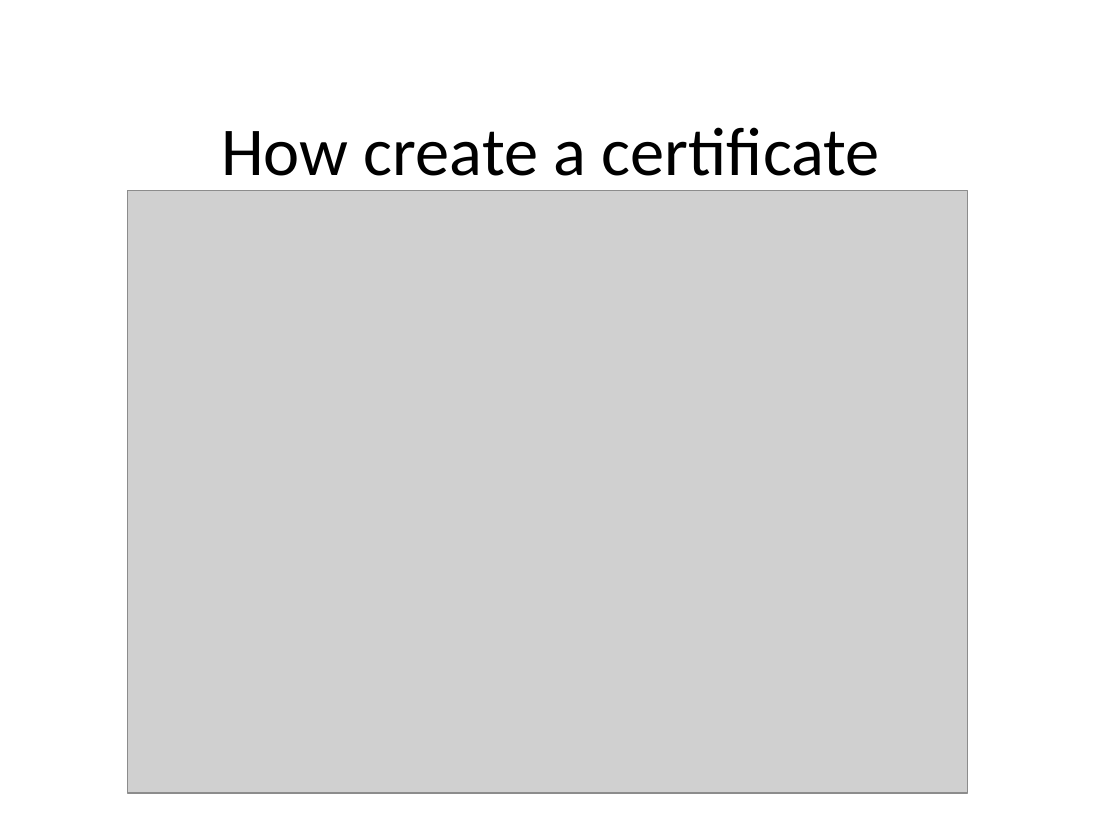
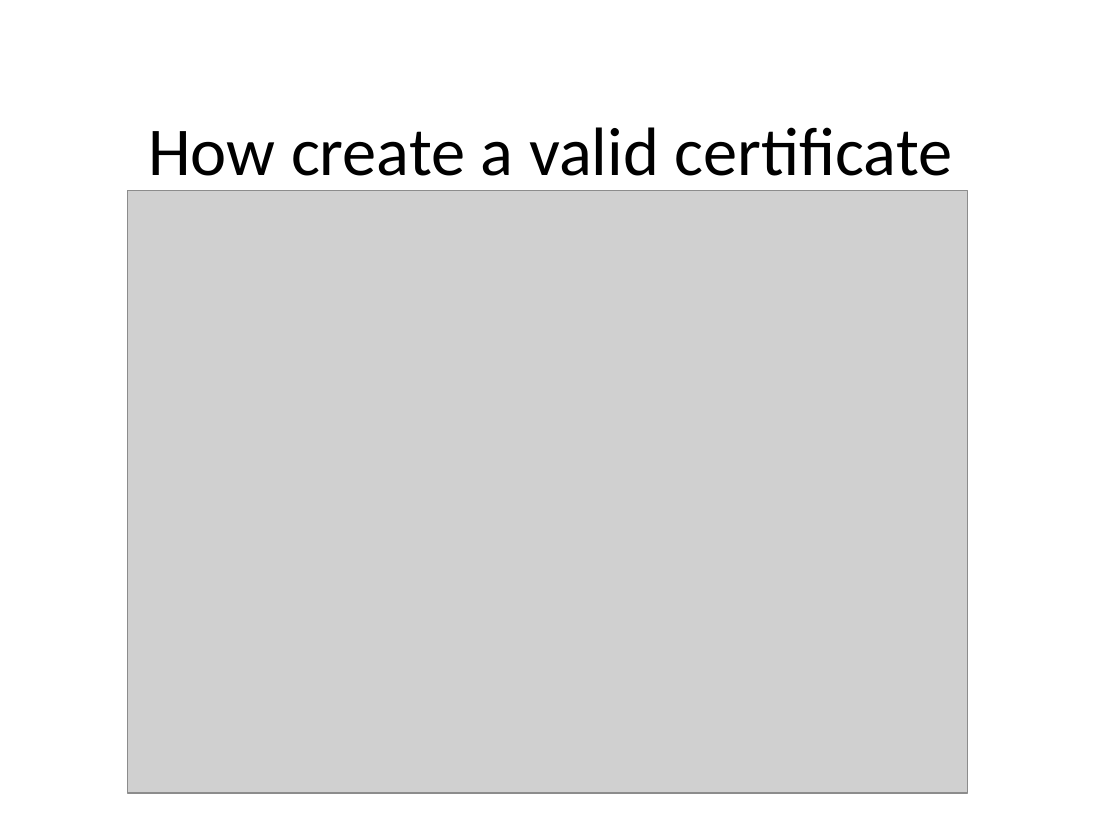
Before and after one commit to pabloMarquez88/sslExamples, a slide deck: slide 12 of PresentacionSSL.pptx. Drawn at 1120x840 pixels with LibreOffice and Linux fonts; fonts in the diff are those of the drawing; grey boxes stand for pictures; background and template pictures are left out. Boxes give left, top, right and bottom in pixels: in the first picture for what was removed or moved away, otherwise in the second. Text is boxed around its words. In the diff, an @@ line names an element or a change of style, - is before the commit and + after.

Commit message:
certificates organized

```diff
--- a/PresentacionSSL.pptx
+++ b/PresentacionSSL.pptx
@@ title at [148, 127, 953, 192]: text changed @@
-How create a certificate
+How create a valid certificate
```
Also in this commit, not shown: 3 other slides changed, 4 slides added, 2 slides removed, 34 other files.
